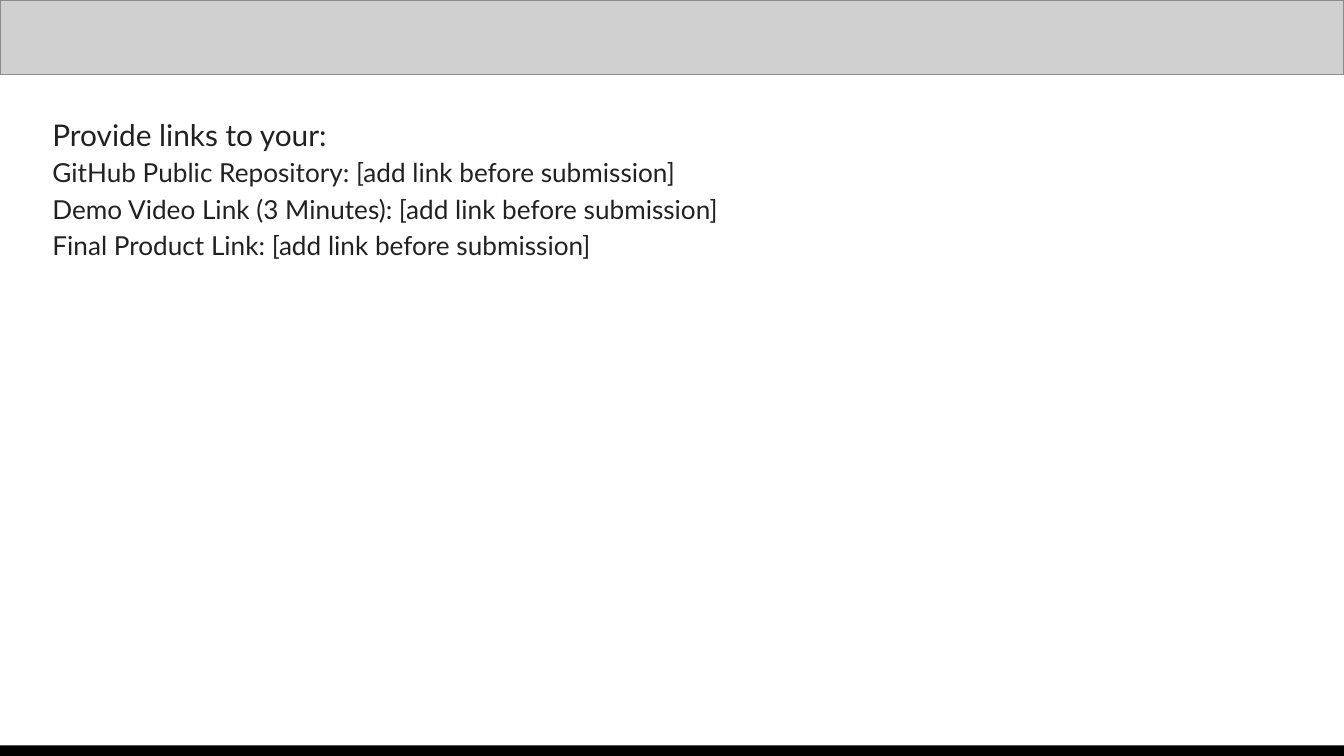
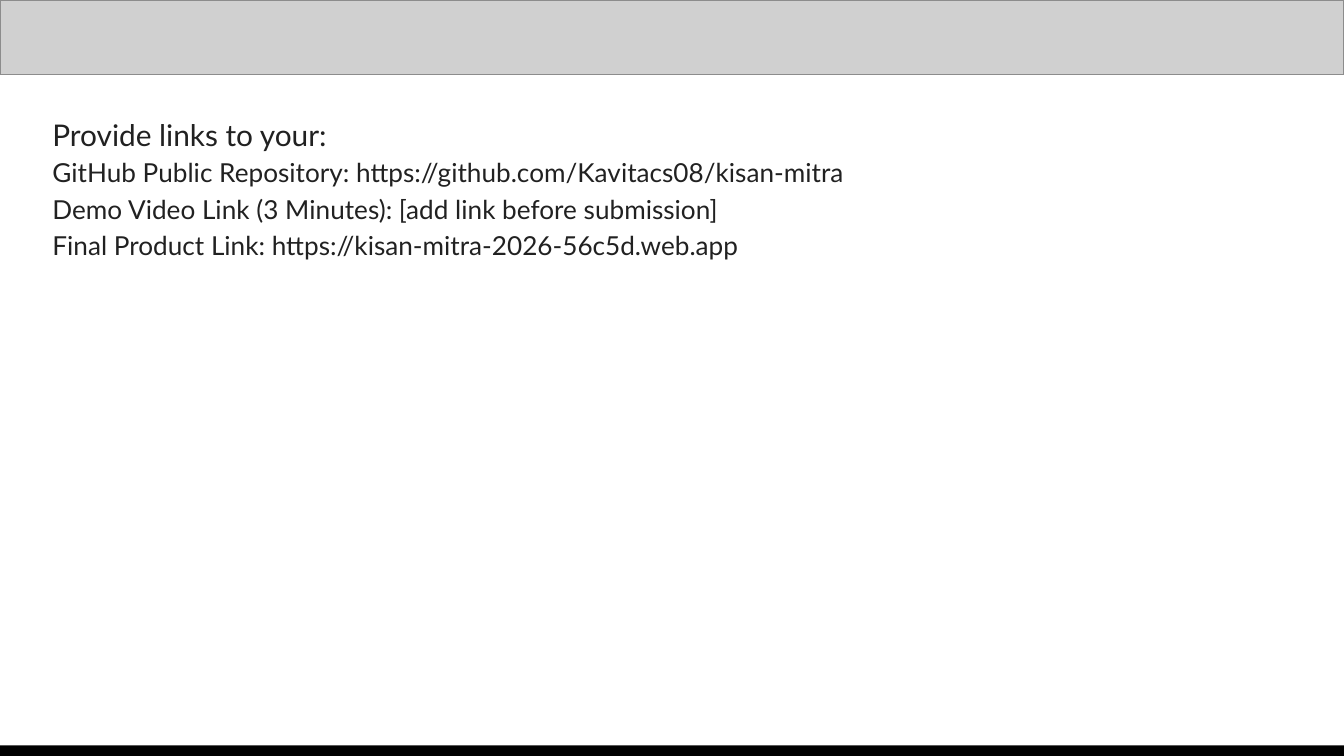
Before and after one commit to Kavitacs08/kisan-mitra, a slide deck: slide 14 of docs/Kisan_Mitra_Submission.pptx. Drawn at 1344x756 pixels with LibreOffice and Linux fonts; fonts in the diff are those of the drawing; grey boxes stand for pictures. Boxes give left, top, right and bottom in pixels: in the first picture for what was removed or moved away, otherwise in the second. Text is boxed around its words. In the diff, an @@ line names an element or a change of style, - is before the commit and + after.

Commit message:
Update submission deck to match the real client-only, Gemini-orchestrated app
The deck was stale from before the client-only migration and the Gemini
function-calling orchestration -- it described Cloud Run, Vertex AI
Search, Firestore, and Cloud Translation/TTS, none of which the deployed
app actually uses, and never mentioned the real Gemini integration at all.

Rewrites: process flow, architecture, technologies, cost (now genuinely
$0), and performance slides to describe the actual deployed stack.
Fills in the GitHub repo and live product links (previously placeholders).
Performance numbers are freshly measured in-browser against the real
deployed site, not invented.

```diff
--- a/docs/Kisan_Mitra_Submission.pptx
+++ b/docs/Kisan_Mitra_Submission.pptx
@@ text at (52,162,843,187): text changed @@
-GitHub Public Repository: [add link before submission]
+GitHub Public Repository: https://github.com/Kavitacs08/kisan-mitra
@@ text at (52,235,738,259): text changed @@
-Final Product Link: [add link before submission]
+Final Product Link: https://kisan-mitra-2026-56c5d.web.app
```
Also in this commit, not shown: 7 other slides changed, 2 other files.
